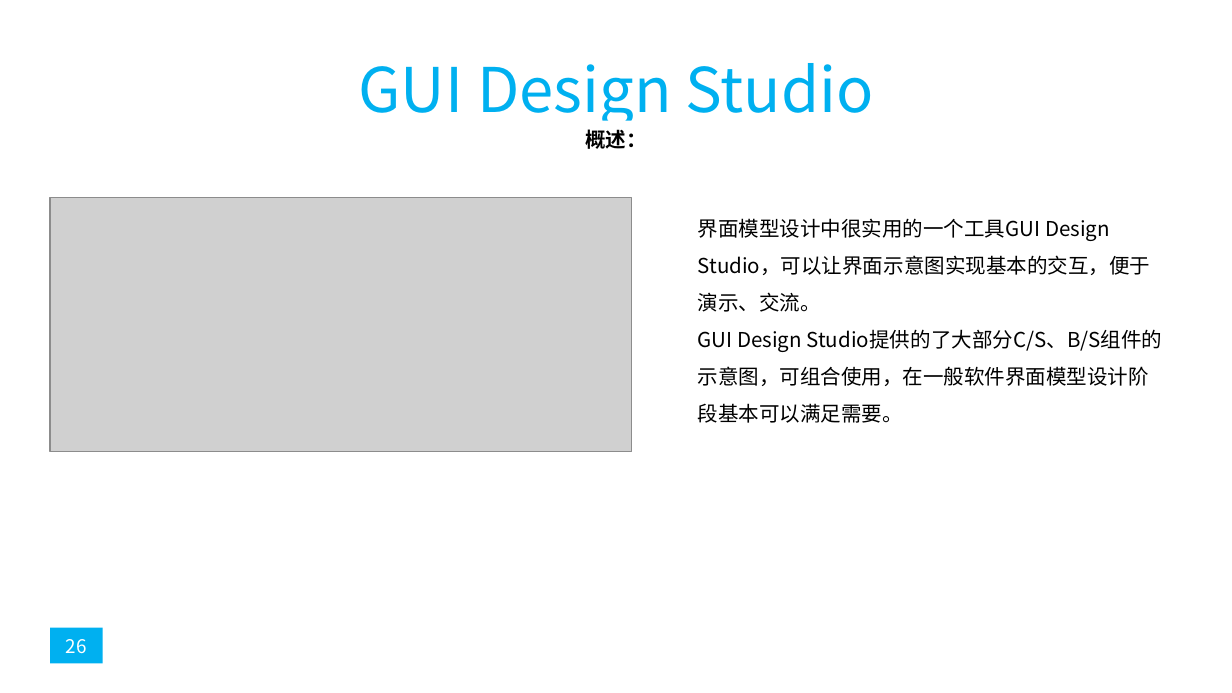
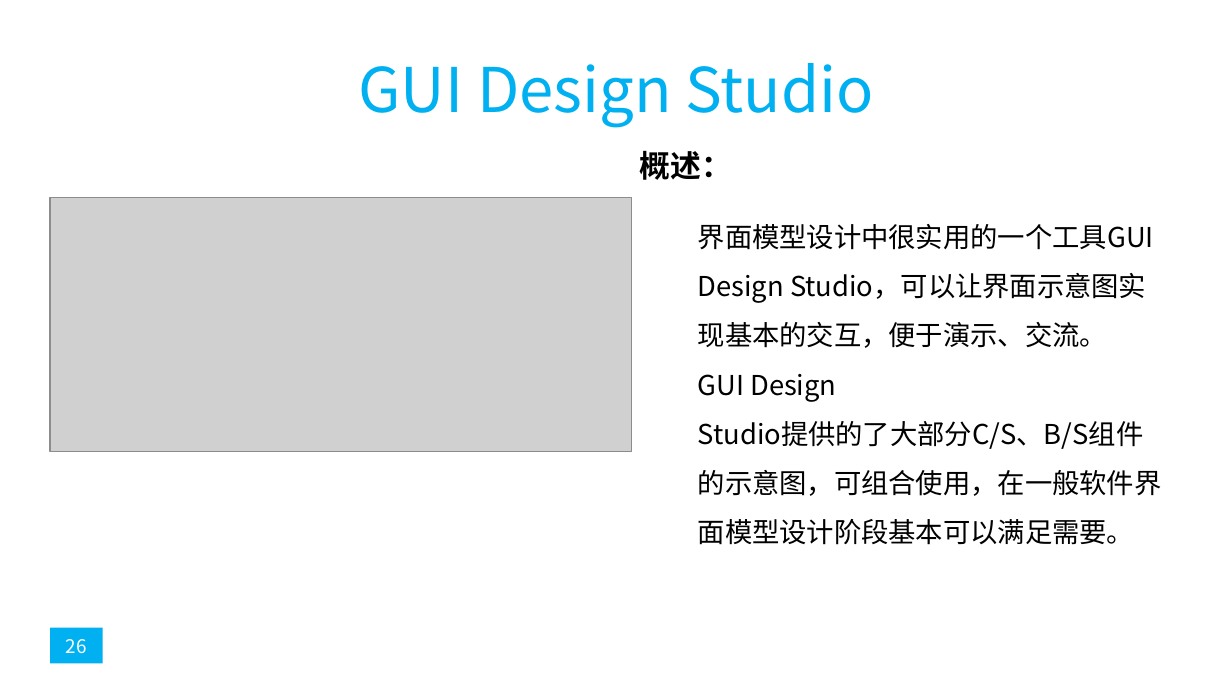
Before and after one commit to popopoi/PRD2018-G07, a slide deck: slide 26 of 非受控文档/翻转课堂PPT/PRD2018-G07-第七周翻转课堂PPT.pptx. Drawn at 1232x693 pixels with LibreOffice and Linux fonts; fonts in the diff are those of the drawing; grey boxes stand for pictures. Boxes give left, top, right and bottom in pixels: in the first picture for what was removed or moved away, otherwise in the second. Text is boxed around its words. In the diff, an @@ line names an element or a change of style, - is before the commit and + after.

```diff
--- a/非受控文档/翻转课堂PPT/PRD2018-G07-第七周翻转课堂PPT.pptx
+++ b/非受控文档/翻转课堂PPT/PRD2018-G07-第七周翻转课堂PPT.pptx
@@ text "概述：": place and size @@
-text "概述：" at (585,129,647,149)
+text "概述：" at (639,150,731,180)
@@ text "概述：" at (639,150,731,180): size 12 to 18 pt, font Calibri to Arial @@
@@ text "界面模型设计中很实用的一个工具GUI Design Studio，可以让界面示意图实现基本的交互，便于演示、交流。" at (698,224,1162,545): size 12 to 16 pt @@
```
Also in this commit, not shown: 11 other slides changed.
